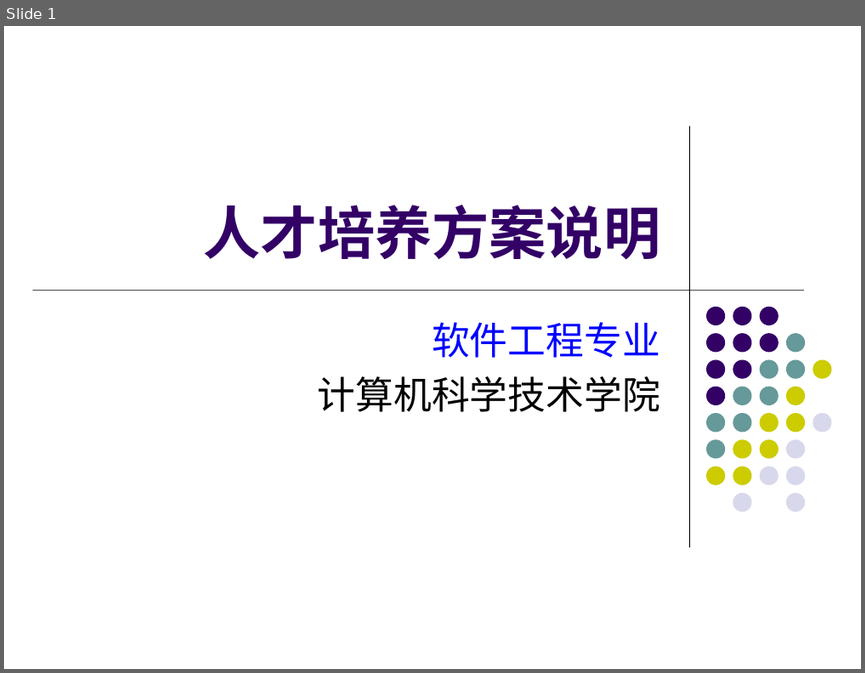
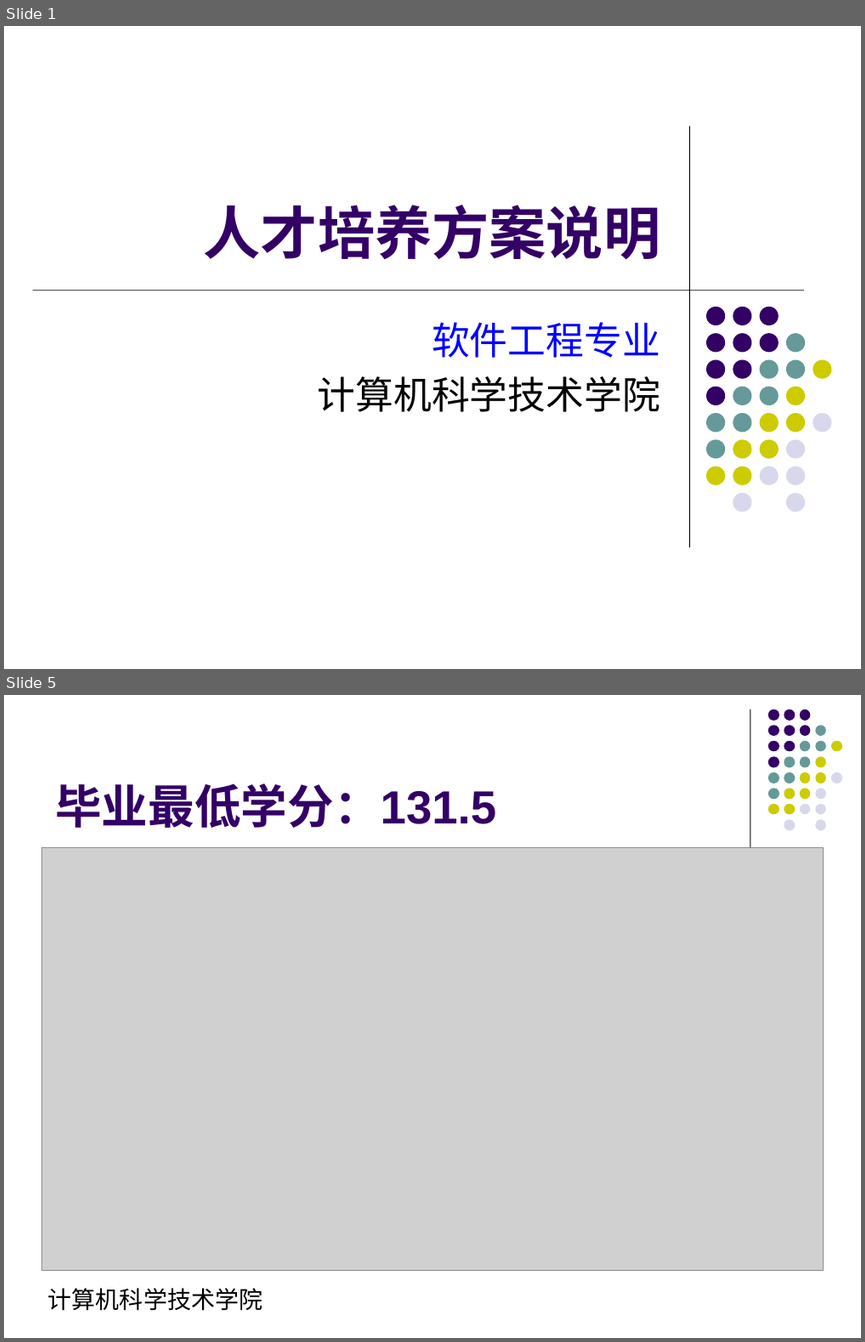
Before and after one commit to ciecclm/2016-, a slide deck: 软件工程培养方案汇报.ppt. Shown one above the other, each under a label of ours: slide 1 before the commit, slides 1 and 5 after it; the slides between them are not shown. The pictures are 865x673 and 865x1342 pixels, drawn with LibreOffice and Linux fonts; fonts in the diff are those of the drawing; grey boxes stand for pictures. Boxes give left, top, right and bottom in pixels: in the first picture for what was removed or moved away, otherwise in the second. Text is boxed around its words. In the diff, an @@ line names an element or a change of style, - is before the commit and + after.

```diff
--- a/软件工程培养方案汇报.ppt
+++ b/软件工程培养方案汇报.ppt
@@ slide 5 added at (4, 695, 861, 1338), background #FFFFFF @@
@@ line added from (750, 709) to (750, 851), #000000 0.74 pt @@
@@ title added at (55, 783, 496, 828), 39 pt, text #330066, bold @@
+毕业最低学分：131.5
@@ group added at (768, 709, 842, 830): 31 ellipses @@
@@ picture added at (41, 847, 823, 1270) @@
@@ text added at (48, 1287, 262, 1310), 20 pt, text #000000 @@
+计算机科学技术学院
```
Also in this commit, not shown: 4 slides changed, 3 other slides added, 1 other file.
